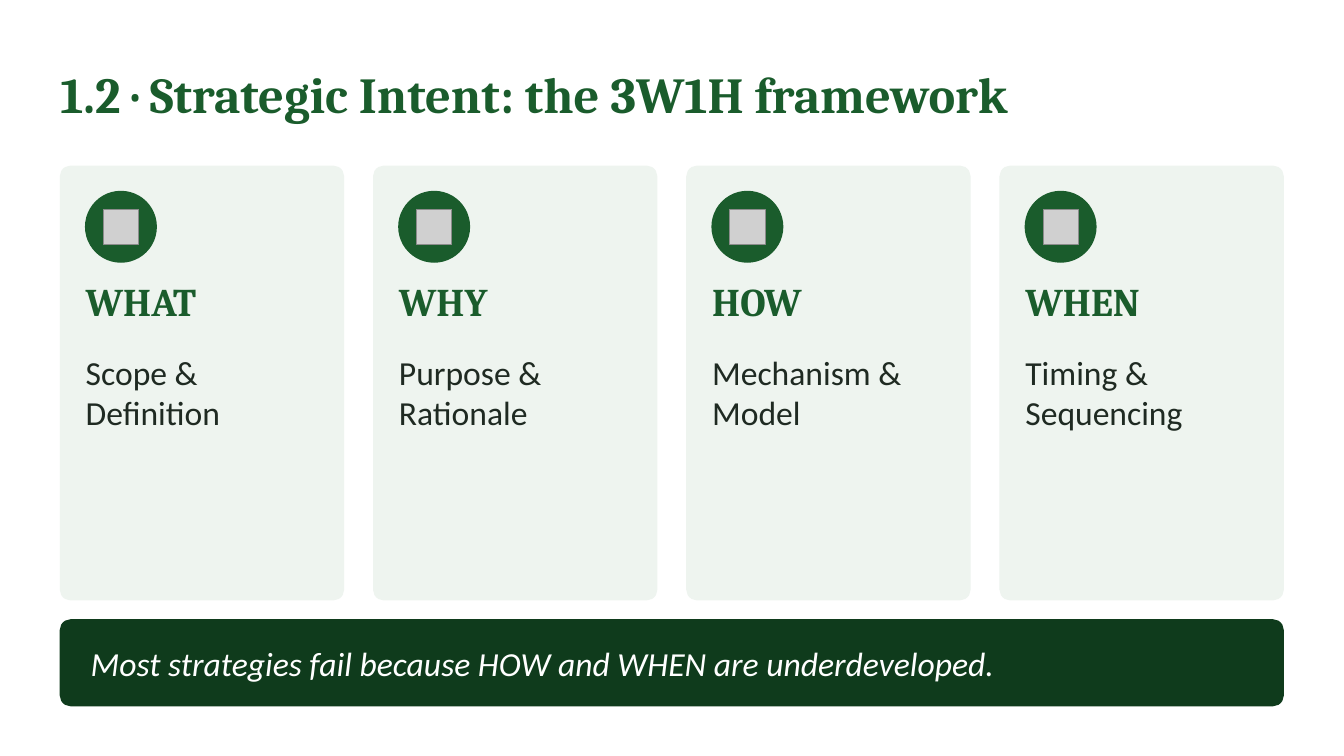
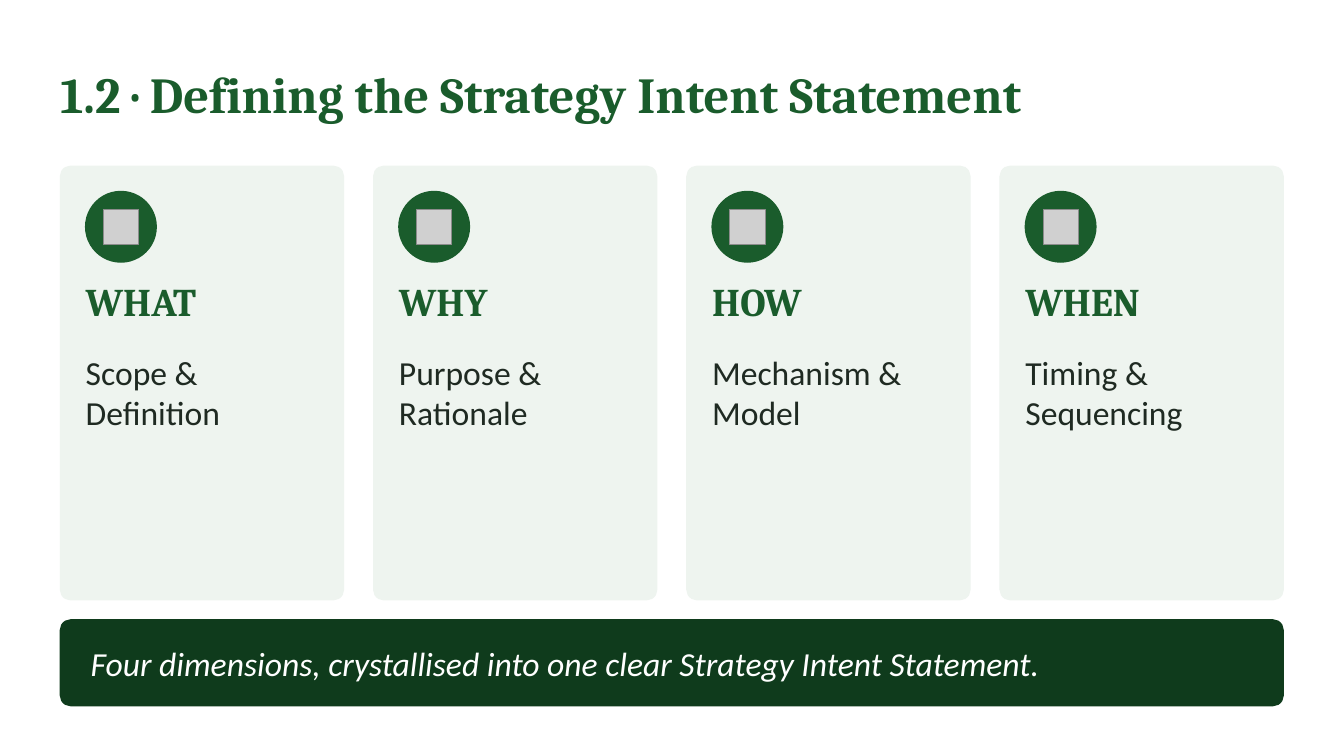
Before and after one commit to IBSL26/ibsl-platform, a slide deck: slide 8 of Unit decks/Unit 02 - Strategy Visioning & Success in Practice (SiP).pptx. Drawn at 1344x756 pixels with LibreOffice and Linux fonts; fonts in the diff are those of the drawing; grey boxes stand for pictures. Boxes give left, top, right and bottom in pixels: in the first picture for what was removed or moved away, otherwise in the second. Text is boxed around its words. In the diff, an @@ line names an element or a change of style, - is before the commit and + after.

```diff
--- a/Unit decks/Unit 02 - Strategy Visioning & Success in Practice (SiP).pptx
+++ b/Unit decks/Unit 02 - Strategy Visioning & Success in Practice (SiP).pptx
@@ text at bbox=[60, 77, 1021, 124]: text changed @@
-1.2 · Strategic Intent: the 3W1H framework
+1.2 · Defining the Strategy Intent Statement
@@ text at bbox=[91, 652, 1039, 682]: text changed @@
-Most strategies fail because HOW and WHEN are underdeveloped.
+Four dimensions, crystallised into one clear Strategy Intent Statement.
```
Also in this commit, not shown: 15 other slides changed, 29 slides added, 12 slides removed, 47 other files.
